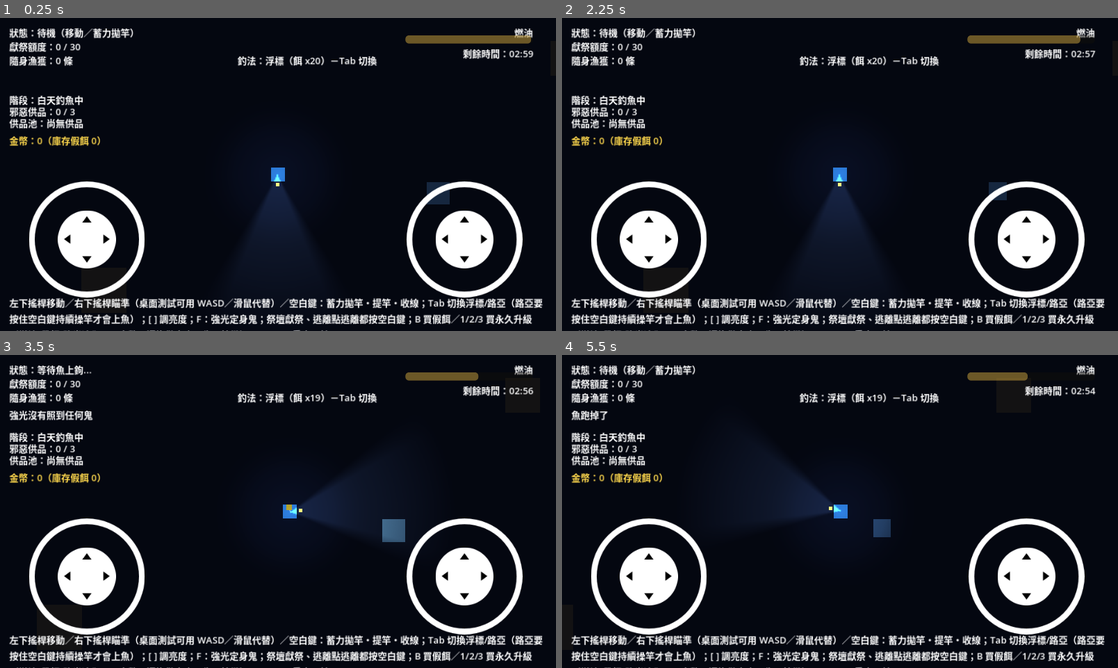
Above: before the commit, frames 1-4 (two rows, left to right).
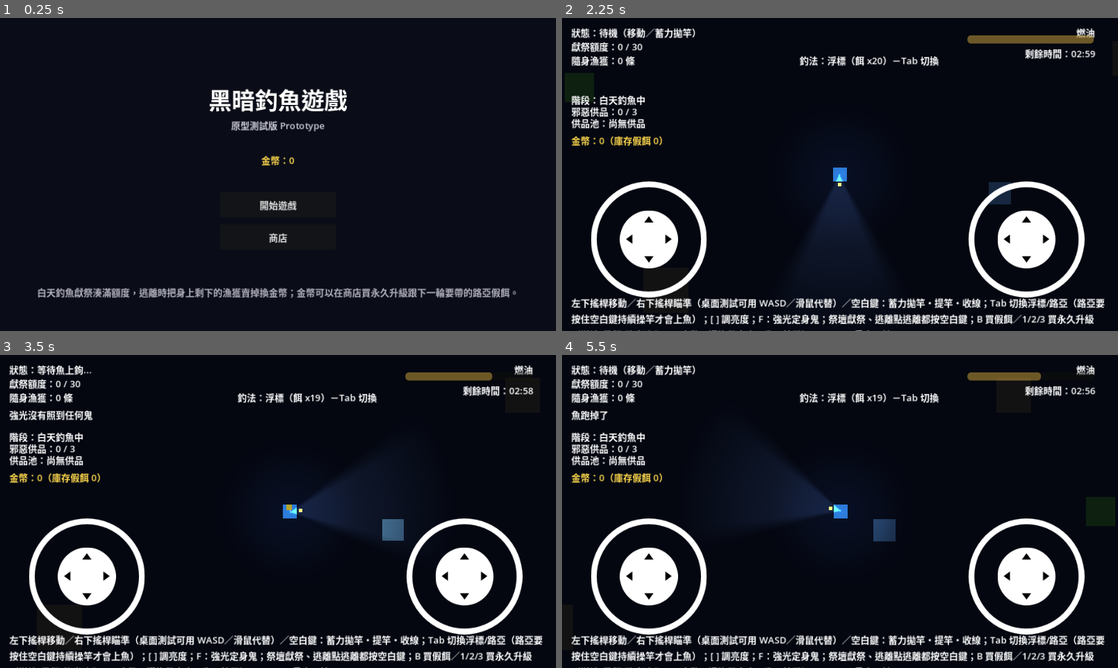
Above: after the commit, the same moments.

Repository: brian18964-bot/fishock
Game: Godot game, scene res://scenes/title_screen.tscn
Two runs of this game, one before a commit and one after it. Both use one fixed random seed, a clock stepped at 60 frames per second and the inputs below. Before the commit the project starts from res://scenes/main.tscn.
Inputs (mouse positions are in pixels of both pictures, inside the frame that each line leads up to):
- Up to frame 1 (0.25 s): no input
- Up to frame 2 (2.25 s): click (840, 237) at 0.5 s, where only the run after the commit has a clickable "商店"; click (840, 312) at 1.25 s, where only the run after the commit has a clickable "返回"; click (840, 205) at 2 s, where only the run after the commit has a clickable "開始遊戲"
- Up to frame 3 (3.5 s): tap Enter at 2.75 s; move the mouse to (400, 495) at 2.77 s; hold Right (ui_right) from 2.78 s (still down); hold F from 2.78 s (still down); click (400, 495) at 2.92 s; tap Space at 3.02 s
- Up to frame 4 (5.5 s): release Right (ui_right) at 3.5 s; release F at 3.5 s; drag from (728, 527) to (812, 574) at 3.52 s; move the mouse to (895, 442) at 4.27 s; hold Right (ui_right) 4.28-5 s; hold R 4.28-5 s; drag from (812, 574) to (673, 464) at 5.02 s

The runs differ from the first frame. In frame 1, 17% of the frame differs, in the area x 1-98%, y 3-100%; in frame 2, 0.6%; in frame 3, 0.1%; in frame 4, 0.7%.

Commit message:
Add title screen, shop UI, and foliage occlusion for trees/bushes
Title screen is now the entry point (project main scene) instead of
dropping straight into gameplay: shows gold, "開始遊戲" starts a fresh
run, "商店" opens a real UI (buttons, not debug keys) for the 3
permanent upgrades and buying lures into next run's loadout - built by
looping Profile.UPGRADE_DEFS so adding an upgrade later needs no new
UI code. The run-end screen in-game now also offers a "返回主選單"
button back to the title screen, alongside the existing Shift+R
in-place debug reset.

Fixed a bug this surfaces: GameState's day timer was ticking
unconditionally from process 1, so idling on the title screen or
browsing the shop would have silently burned down the clock before a
run even started. Gated it behind a new GameState.run_started flag,
set only by start_run() (called on "開始遊戲" and, for anyone opening
main.tscn directly in the editor, from Main._ready() too).

Foliage occlusion (design request): trees (solid trunk + a canopy
that fades the player to 35% alpha while they're under it) and bushes
(fully walkable, same fade while inside) using a shared
FoliageOccluder script - an Area2D fades a CanvasItem's alpha via
move_toward() rather than real Y-sorting. Trunks block movement and
light like the existing rocks; canopies/bushes are visual+detection
only. Three of each scattered around the map.

Co-Authored-By: Claude Sonnet 5 <noreply@anthropic.com>
Claude-Session: https://claude.ai/code/session_01E8ouZNnFGnS8DUZSFp8fpg

Diff:
--- a/project.godot
+++ b/project.godot
@@ -7,7 +7,7 @@
 [application]
 
 config/name="Fishock"
-run/main_scene="res://scenes/main.tscn"
+run/main_scene="res://scenes/title_screen.tscn"
 
 [autoload]
 
--- /dev/null
+++ b/scenes/bush.tscn
@@ -0,0 +1,22 @@
+[gd_scene load_steps=3 format=3]
+
+[ext_resource type="Script" path="res://scripts/foliage_occluder.gd" id="1"]
+
+[sub_resource type="RectangleShape2D" id="BushShape"]
+size = Vector2(50, 50)
+
+[node name="Bush" type="Node2D"]
+script = ExtResource("1")
+z_index = 10
+
+[node name="Visual" type="ColorRect" parent="."]
+offset_left = -25.0
+offset_top = -25.0
+offset_right = 25.0
+offset_bottom = 25.0
+color = Color(0.18, 0.38, 0.16, 1)
+
+[node name="Area2D" type="Area2D" parent="."]
+
+[node name="CollisionShape2D" type="CollisionShape2D" parent="Area2D"]
+shape = SubResource("BushShape")
--- a/scenes/main.tscn
+++ b/scenes/main.tscn
@@ -10,6 +10,8 @@
 [ext_resource type="PackedScene" path="res://scenes/obstacle.tscn" id="8"]
 [ext_resource type="Script" path="res://scripts/darkness_controller.gd" id="9"]
 [ext_resource type="PackedScene" path="res://scenes/hotspot.tscn" id="10"]
+[ext_resource type="PackedScene" path="res://scenes/tree.tscn" id="11"]
+[ext_resource type="PackedScene" path="res://scenes/bush.tscn" id="12"]
 
 [sub_resource type="RectangleShape2D" id="RectangleShape2D_altar"]
 size = Vector2(64, 64)
@@ -103,6 +105,24 @@
 [node name="Obstacle5" parent="." instance=ExtResource("8")]
 position = Vector2(2000, 800)
 scale = Vector2(0.8, 0.8)
+
+[node name="Tree1" parent="." instance=ExtResource("11")]
+position = Vector2(450, 700)
+
+[node name="Tree2" parent="." instance=ExtResource("11")]
+position = Vector2(1350, 300)
+
+[node name="Tree3" parent="." instance=ExtResource("11")]
+position = Vector2(2100, 1050)
+
+[node name="Bush1" parent="." instance=ExtResource("12")]
+position = Vector2(750, 550)
+
+[node name="Bush2" parent="." instance=ExtResource("12")]
+position = Vector2(1850, 700)
+
+[node name="Bush3" parent="." instance=ExtResource("12")]
+position = Vector2(1100, 1200)
 
 [node name="Bobber" type="Node2D" parent="."]
 visible = false
@@ -269,6 +289,14 @@
 vertical_alignment = 1
 autowrap_mode = 2
 text = ""
+
+[node name="BackToTitleButton" type="Button" parent="HUD/Panel"]
+visible = false
+offset_left = 380.0
+offset_top = 330.0
+offset_right = 580.0
+offset_bottom = 366.0
+text = "返回主選單"
 
 [node name="MoveJoystick" parent="HUD/Panel" instance=ExtResource("6")]
 use_input_actions = false
--- /dev/null
+++ b/scenes/shop.tscn
@@ -0,0 +1,47 @@
+[gd_scene load_steps=2 format=3]
+
+[ext_resource type="Script" path="res://scripts/shop.gd" id="1"]
+
+[node name="Shop" type="Control"]
+anchors_preset = 15
+anchor_right = 1.0
+anchor_bottom = 1.0
+script = ExtResource("1")
+
+[node name="Background" type="ColorRect" parent="."]
+anchors_preset = 15
+anchor_right = 1.0
+anchor_bottom = 1.0
+color = Color(0.04, 0.05, 0.09, 1)
+
+[node name="TitleLabel" type="Label" parent="."]
+offset_left = 0.0
+offset_top = 24.0
+offset_right = 960.0
+offset_bottom = 60.0
+theme_override_font_sizes/font_size = 28
+horizontal_alignment = 1
+text = "商店"
+
+[node name="GoldLabel" type="Label" parent="."]
+offset_left = 0.0
+offset_top = 64.0
+offset_right = 960.0
+offset_bottom = 90.0
+modulate = Color(1, 0.85, 0.3, 1)
+horizontal_alignment = 1
+text = "金幣：0"
+
+[node name="RowsContainer" type="VBoxContainer" parent="."]
+offset_left = 180.0
+offset_top = 120.0
+offset_right = 780.0
+offset_bottom = 470.0
+theme_override_constants/separation = 14
+
+[node name="BackButton" type="Button" parent="."]
+offset_left = 380.0
+offset_top = 486.0
+offset_right = 580.0
+offset_bottom = 528.0
+text = "返回"
--- /dev/null
+++ b/scenes/title_screen.tscn
@@ -0,0 +1,66 @@
+[gd_scene load_steps=2 format=3]
+
+[ext_resource type="Script" path="res://scripts/title_screen.gd" id="1"]
+
+[node name="TitleScreen" type="Control"]
+anchors_preset = 15
+anchor_right = 1.0
+anchor_bottom = 1.0
+script = ExtResource("1")
+
+[node name="Background" type="ColorRect" parent="."]
+anchors_preset = 15
+anchor_right = 1.0
+anchor_bottom = 1.0
+color = Color(0.04, 0.05, 0.09, 1)
+
+[node name="TitleLabel" type="Label" parent="."]
+offset_left = 0.0
+offset_top = 110.0
+offset_right = 960.0
+offset_bottom = 170.0
+theme_override_font_sizes/font_size = 40
+horizontal_alignment = 1
+text = "黑暗釣魚遊戲"
+
+[node name="SubtitleLabel" type="Label" parent="."]
+offset_left = 0.0
+offset_top = 172.0
+offset_right = 960.0
+offset_bottom = 200.0
+modulate = Color(0.8, 0.8, 0.85, 1)
+horizontal_alignment = 1
+text = "原型測試版 Prototype"
+
+[node name="GoldLabel" type="Label" parent="."]
+offset_left = 0.0
+offset_top = 232.0
+offset_right = 960.0
+offset_bottom = 260.0
+modulate = Color(1, 0.85, 0.3, 1)
+horizontal_alignment = 1
+text = "金幣：0"
+
+[node name="StartButton" type="Button" parent="."]
+offset_left = 380.0
+offset_top = 300.0
+offset_right = 580.0
+offset_bottom = 344.0
+text = "開始遊戲"
+
+[node name="ShopButton" type="Button" parent="."]
+offset_left = 380.0
+offset_top = 356.0
+offset_right = 580.0
+offset_bottom = 400.0
+text = "商店"
+
+[node name="HintLabel" type="Label" parent="."]
+offset_left = 40.0
+offset_top = 460.0
+offset_right = 920.0
+offset_bottom = 520.0
+modulate = Color(0.7, 0.7, 0.75, 1)
+horizontal_alignment = 1
+autowrap_mode = 2
+text = "白天釣魚獻祭湊滿額度，逃離時把身上剩下的漁獲賣掉換金幣；金幣可以在商店買永久升級跟下一輪要帶的路亞假餌。"
--- /dev/null
+++ b/scenes/tree.tscn
@@ -0,0 +1,47 @@
+[gd_scene load_steps=5 format=3]
+
+[ext_resource type="Script" path="res://scripts/foliage_occluder.gd" id="1"]
+
+[sub_resource type="RectangleShape2D" id="TrunkShape"]
+size = Vector2(14, 20)
+
+[sub_resource type="OccluderPolygon2D" id="TrunkOccluder"]
+polygon = PackedVector2Array(-7, -10, 7, -10, 7, 10, -7, 10)
+
+[sub_resource type="CircleShape2D" id="CanopyShape"]
+radius = 40.0
+
+[node name="Tree" type="Node2D"]
+
+[node name="TrunkVisual" type="ColorRect" parent="."]
+offset_left = -7.0
+offset_top = -4.0
+offset_right = 7.0
+offset_bottom = 16.0
+color = Color(0.32, 0.22, 0.14, 1)
+
+[node name="TrunkBody" type="StaticBody2D" parent="."]
+position = Vector2(0, 6)
+
+[node name="CollisionShape2D" type="CollisionShape2D" parent="TrunkBody"]
+shape = SubResource("TrunkShape")
+
+[node name="LightOccluder2D" type="LightOccluder2D" parent="TrunkBody"]
+occluder = SubResource("TrunkOccluder")
+
+[node name="Canopy" type="Node2D" parent="."]
+script = ExtResource("1")
+position = Vector2(0, -30)
+z_index = 10
+
+[node name="Visual" type="ColorRect" parent="Canopy"]
+offset_left = -42.0
+offset_top = -42.0
+offset_right = 42.0
+offset_bottom = 42.0
+color = Color(0.15, 0.42, 0.2, 1)
+
+[node name="Area2D" type="Area2D" parent="Canopy"]
+
+[node name="CollisionShape2D" type="CollisionShape2D" parent="Canopy/Area2D"]
+shape = SubResource("CanopyShape")
--- /dev/null
+++ b/scripts/foliage_occluder.gd
@@ -0,0 +1,34 @@
+extends Node2D
+
+## Design doc request: obstacles that cover the player from above (tree
+## canopy) or around them (bushes) should visually reveal the player
+## through them, using the common semi-transparent-when-behind trick,
+## since we don't have real sprite Y-sorting yet.
+
+const OCCLUDED_ALPHA := 0.35
+const FADE_SPEED := 6.0
+
+var _target_alpha: float = 1.0
+
+@onready var visual: CanvasItem = $Visual
+@onready var area: Area2D = $Area2D
+
+
+func _ready() -> void:
+	area.body_entered.connect(_on_body_entered)
+	area.body_exited.connect(_on_body_exited)
+
+
+func _process(delta: float) -> void:
+	var next: float = move_toward(visual.modulate.a, _target_alpha, FADE_SPEED * delta)
+	visual.modulate.a = next
+
+
+func _on_body_entered(body: Node2D) -> void:
+	if body is Player:
+		_target_alpha = OCCLUDED_ALPHA
+
+
+func _on_body_exited(body: Node2D) -> void:
+	if body is Player:
+		_target_alpha = 1.0
--- a/scripts/game_state.gd
+++ b/scripts/game_state.gd
@@ -38,17 +38,26 @@
 var time_remaining: float = DAY_DURATION
 var is_night: bool = false
 
+## Gates the day timer so it only runs once the player has actually
+## pressed "Start" on the title screen - otherwise browsing the shop
+## would silently burn down the clock before the run even begins.
+var run_started: bool = false
+
 ## Design doc §5.3: hotspot-only pickup. Solo use is a single automatic
 ## save from a night catch; multiplayer altar revival doesn't apply here.
 var has_heart: bool = false
 
 
 func _process(delta: float) -> void:
-	if run_over or is_night or day_phase != DayPhase.FISHING:
+	if not run_started or run_over or is_night or day_phase != DayPhase.FISHING:
 		return
 	time_remaining = max(time_remaining - delta, 0.0)
 	if time_remaining <= 0.0:
 		_trigger_night()
+
+
+func start_run() -> void:
+	run_started = true
 
 
 func add_carried_fish(fish: Dictionary) -> void:
@@ -127,6 +136,7 @@
 	_quota_since_offering = 0.0
 	time_remaining = DAY_DURATION
 	is_night = false
+	run_started = false
 	has_heart = false
 	inventory_updated.emit(carried_fish)
 	quota_updated.emit(quota_progress, quota_target)
--- a/scripts/hud.gd
+++ b/scripts/hud.gd
@@ -23,6 +23,7 @@
 @onready var gear_label: Label = $Panel/GearLabel
 @onready var heart_label: Label = $Panel/HeartLabel
 @onready var gold_label: Label = $Panel/GoldLabel
+@onready var back_to_title_button: Button = $Panel/BackToTitleButton
 
 const PHASE_TEXT := {
 	"FISHING": "階段：白天釣魚中",
@@ -53,6 +54,7 @@
 	_on_offering_pool_updated(GameState.offering_pool, GameState.evil_count)
 
 	_lantern = player.get_node("Lantern")
+	back_to_title_button.pressed.connect(_on_back_to_title_pressed)
 
 
 func _process(delta: float) -> void:
@@ -127,6 +129,11 @@
 func _on_run_ended(_success: bool, message: String) -> void:
 	run_end_label.text = message
 	run_end_label.visible = true
+	back_to_title_button.visible = true
+
+
+func _on_back_to_title_pressed() -> void:
+	get_tree().change_scene_to_file("res://scenes/title_screen.tscn")
 
 
 func _on_night_fell() -> void:
--- a/scripts/main.gd
+++ b/scripts/main.gd
@@ -10,6 +10,9 @@
 func _ready() -> void:
 	player.cast_started.connect(_on_cast_started)
 	player.line_cleared.connect(_on_line_cleared)
+	# Covers opening this scene directly (e.g. F6 in the editor) without
+	# going through the title screen's Start button.
+	GameState.start_run()
 
 
 func _process(_delta: float) -> void:
@@ -20,6 +23,7 @@
 	var reset_combo := Input.is_key_pressed(KEY_SHIFT) and Input.is_key_pressed(KEY_R)
 	if reset_combo and not _reset_combo_held:
 		GameState.reset_run()
+		GameState.start_run()
 		player.reset_gear()
 	_reset_combo_held = reset_combo
 
--- /dev/null
+++ b/scripts/shop.gd
@@ -0,0 +1,91 @@
+extends Control
+
+@onready var gold_label: Label = $GoldLabel
+@onready var rows_container: VBoxContainer = $RowsContainer
+@onready var back_button: Button = $BackButton
+
+
+func _ready() -> void:
+	back_button.pressed.connect(_on_back_pressed)
+	Profile.gold_updated.connect(_on_profile_changed)
+	Profile.profile_changed.connect(_on_profile_changed)
+	_refresh_gold()
+	_rebuild_rows()
+
+
+func _on_profile_changed(_arg = null) -> void:
+	_refresh_gold()
+	_rebuild_rows()
+
+
+func _refresh_gold() -> void:
+	gold_label.text = "金幣：%d" % Profile.gold
+
+
+func _rebuild_rows() -> void:
+	for child in rows_container.get_children():
+		child.queue_free()
+
+	for key in Profile.UPGRADE_DEFS.keys():
+		rows_container.add_child(_make_upgrade_row(key))
+
+	rows_container.add_child(_make_lure_row())
+
+
+func _make_upgrade_row(key: String) -> Control:
+	var def: Dictionary = Profile.UPGRADE_DEFS[key]
+	var level: int = Profile.get_upgrade_level(key)
+	var max_level: int = def.max_level
+	var maxed: bool = level >= max_level
+	var next_cost: int = 0
+	if not maxed:
+		next_cost = def.costs[level]
+
+	var row := HBoxContainer.new()
+
+	var label := Label.new()
+	if maxed:
+		label.text = "%s：Lv.%d/%d（已滿級）" % [def.label, level, max_level]
+	else:
+		label.text = "%s：Lv.%d/%d（升級需要 %d 金幣）" % [def.label, level, max_level, next_cost]
+	label.custom_minimum_size = Vector2(440, 32)
+	row.add_child(label)
+
+	var button := Button.new()
+	button.text = "升級"
+	button.custom_minimum_size = Vector2(80, 32)
+	button.disabled = maxed or Profile.gold < next_cost
+	button.pressed.connect(func(): _buy_upgrade(key))
+	row.add_child(button)
+
+	return row
+
+
+func _make_lure_row() -> Control:
+	var row := HBoxContainer.new()
+
+	var label := Label.new()
+	label.text = "假餌（下輪庫存 %d，賽前備貨）：每個 %d 金幣" % [Profile.loadout_lures, Profile.LURE_COST]
+	label.custom_minimum_size = Vector2(440, 32)
+	row.add_child(label)
+
+	var button := Button.new()
+	button.text = "購買"
+	button.custom_minimum_size = Vector2(80, 32)
+	button.disabled = Profile.gold < Profile.LURE_COST
+	button.pressed.connect(_buy_lure)
+	row.add_child(button)
+
+	return row
+
+
+func _buy_upgrade(key: String) -> void:
+	Profile.buy_upgrade(key)
+
+
+func _buy_lure() -> void:
+	Profile.buy_lure()
+
+
+func _on_back_pressed() -> void:
+	get_tree().change_scene_to_file("res://scenes/title_screen.tscn")
--- /dev/null
+++ b/scripts/title_screen.gd
@@ -0,0 +1,34 @@
+extends Control
+
+@onready var gold_label: Label = $GoldLabel
+@onready var start_button: Button = $StartButton
+@onready var shop_button: Button = $ShopButton
+
+
+func _ready() -> void:
+	# Title screen is always a "between runs" state, so this is a safe,
+	# unconditional place to make sure the day timer isn't ticking while
+	# the player is just sitting here or browsing the shop.
+	GameState.reset_run()
+
+	start_button.pressed.connect(_on_start_pressed)
+	shop_button.pressed.connect(_on_shop_pressed)
+	Profile.gold_updated.connect(_on_gold_updated)
+	_refresh_gold()
+
+
+func _on_gold_updated(_gold: int) -> void:
+	_refresh_gold()
+
+
+func _refresh_gold() -> void:
+	gold_label.text = "金幣：%d" % Profile.gold
+
+
+func _on_start_pressed() -> void:
+	GameState.start_run()
+	get_tree().change_scene_to_file("res://scenes/main.tscn")
+
+
+func _on_shop_pressed() -> void:
+	get_tree().change_scene_to_file("res://scenes/shop.tscn")
Not shown: 1 places in scenes/main.tscn that only renumber resources
